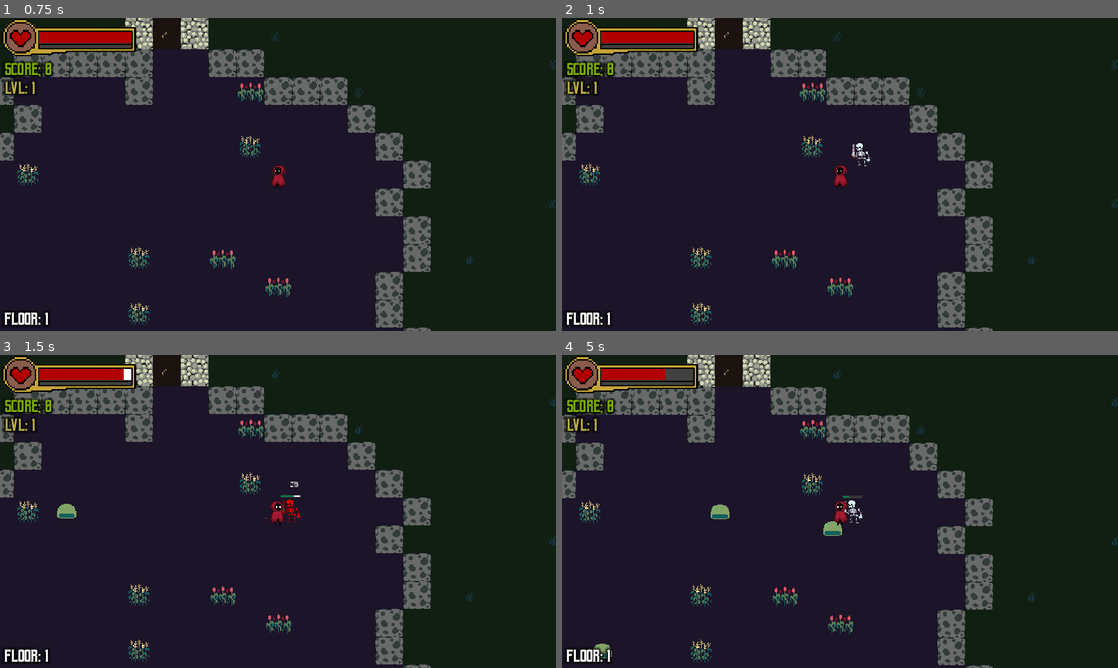
Above: before the commit, frames 1-4 (two rows, left to right).
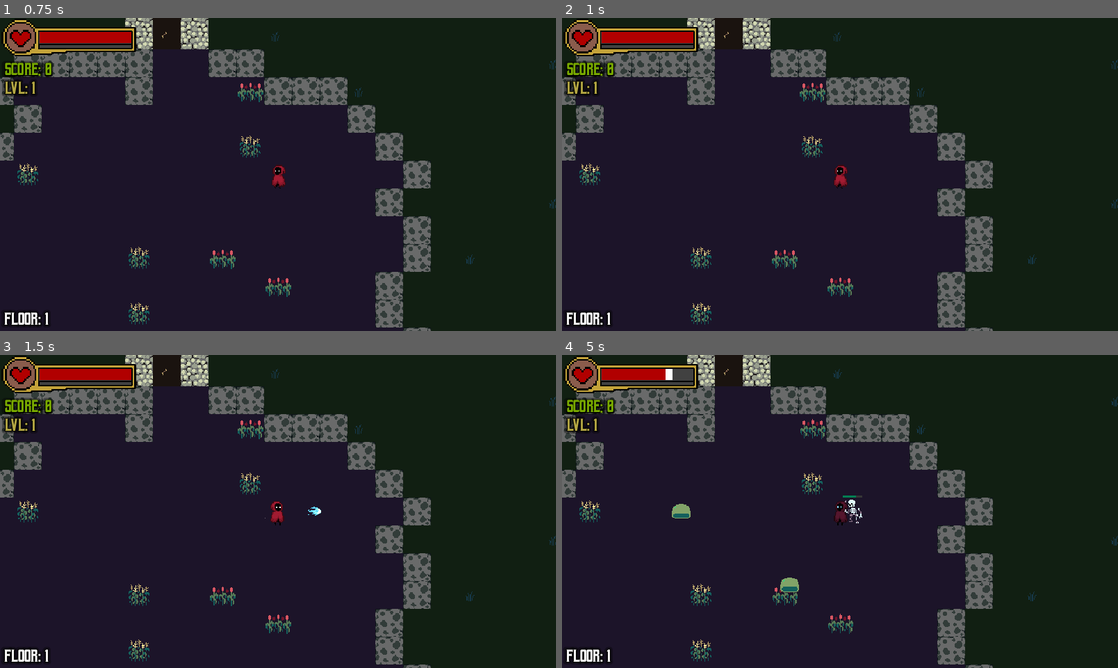
Above: after the commit, the same moments.

Repository: WizardsNStuff/Zealot-of-Wanderlust
Game: Godot game, scene res://Scenes/wizard_game.tscn
The game is run twice, just before and just after one commit, with the same random seed, the same clock (stepped at 60 frames per second) and the same inputs. The engine's default icon, where the game draws it, is replaced by a stand-in: a white triangle on a blue panel in a dark square.
Inputs:
- Up to frame 1 (0.75 s): click "Start" at 0.5 s
- Up to frame 2 (1 s): no input
- Up to frame 3 (1.5 s): hold Right (attack_right) from 1.28 s (still down)
- Up to frame 4 (5 s): release Right (attack_right) at 2.03 s; hold Down (attack_down) 2.03-2.78 s; hold Right (attack_right) 2.78-3.53 s; hold Up (attack_up) 3.53-4.28 s; hold Left (attack_left) from 4.28 s (still down)

Frame 1 is identical in both runs. In frame 2, less than 0.1% of the frame differs, in the area x 52-56%, y 40-48%; in frame 3, 1.0%; in frame 4, 2.7%, in the area x 0-100%, y 0-100%.

Commit message:
Enemy Spawns Staggered by 1 Second

Diff:
--- a/zealot-of-wanderlust/Scripts/model.gd
+++ b/zealot-of-wanderlust/Scripts/model.gd
@@ -11,7 +11,7 @@
 @export var enemy_spawner : Node
 
 var spawn_duration : float = 10.0
-var spawn_interval : float = 0.25
+var spawn_interval : float = 1.0
 var spawn_timer : Timer
 var stop_timer : Timer
 
